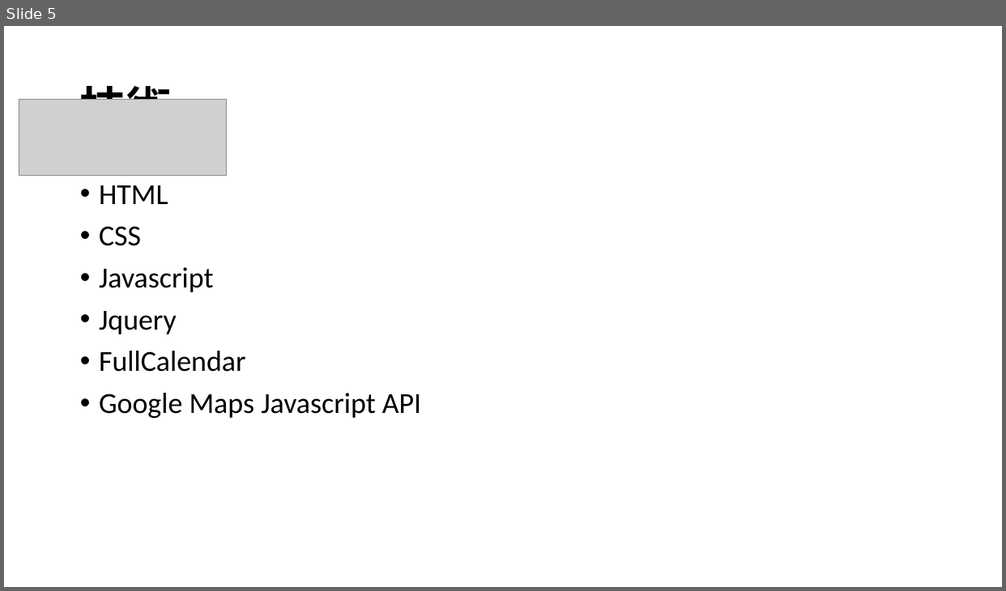
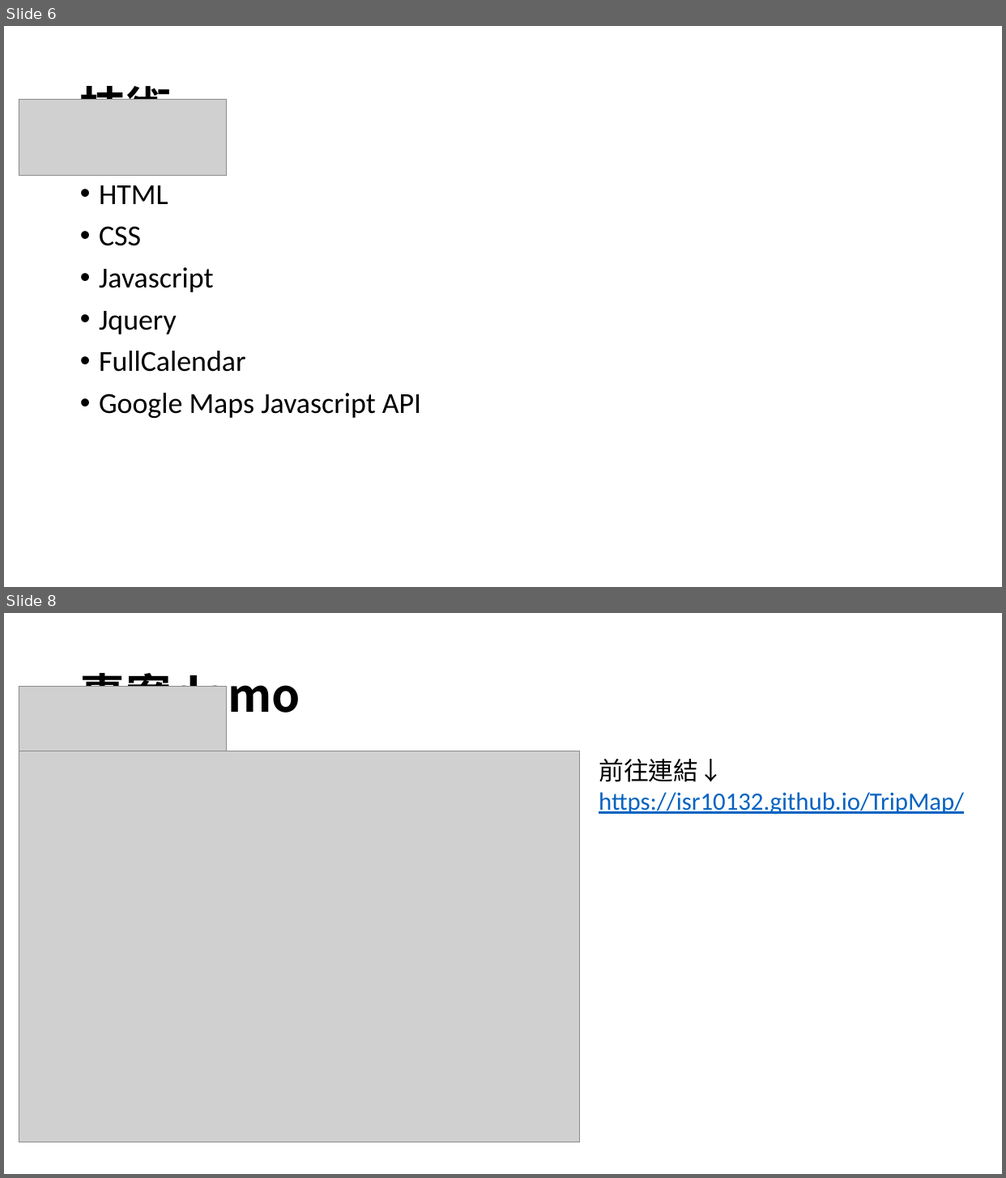
Before and after one commit to isr10132/TripMap, a slide deck: 00457011-00457118.pptx. Shown one above the other, each under a label of ours: slide 5 before the commit, slides 6 and 8 after it; the slides between them are not shown. The pictures are 1006x591 and 1006x1178 pixels, drawn with LibreOffice and Linux fonts; fonts in the diff are those of the drawing; grey boxes stand for pictures; background and template pictures are left out. Boxes give left, top, right and bottom in pixels: in the first picture for what was removed or moved away, otherwise in the second. Text is boxed around its words. In the diff, an @@ line names an element or a change of style, - is before the commit and + after.

```diff
--- a/00457011-00457118.pptx
+++ b/00457011-00457118.pptx
@@ slide 8 added at <box>4,613,1002,1174</box>, background picture (left out) @@
@@ title added at <box>80,666,300,724</box>, 44 pt, text #000000, bold @@
+專案demo
@@ picture added at <box>19,687,226,762</box> @@
@@ picture added at <box>19,752,580,1143</box> @@
@@ text added at <box>599,759,964,815</box>, 24 pt, text #0563C1, underline @@
+前往連結↓
+https://isr10132.github.io/TripMap/
@@ what was slide 5 is now slide 6 @@
```
Also in this commit, not shown: 1 slide changed, 2 other slides added, 1 other file.
